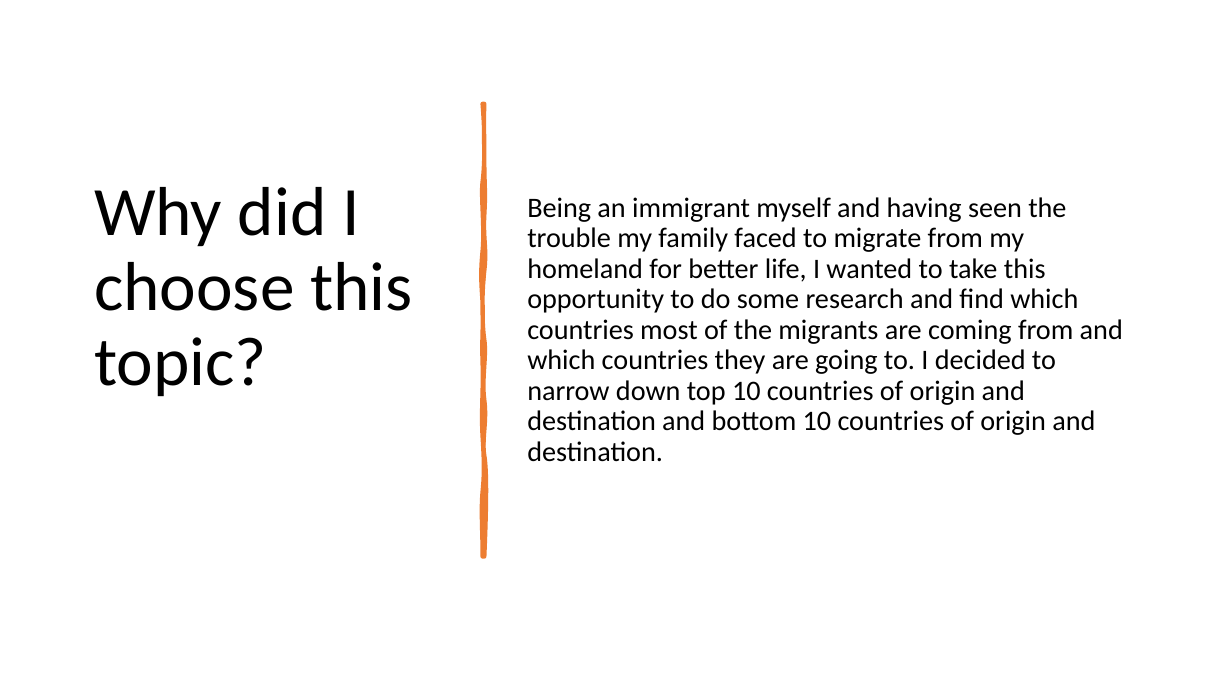
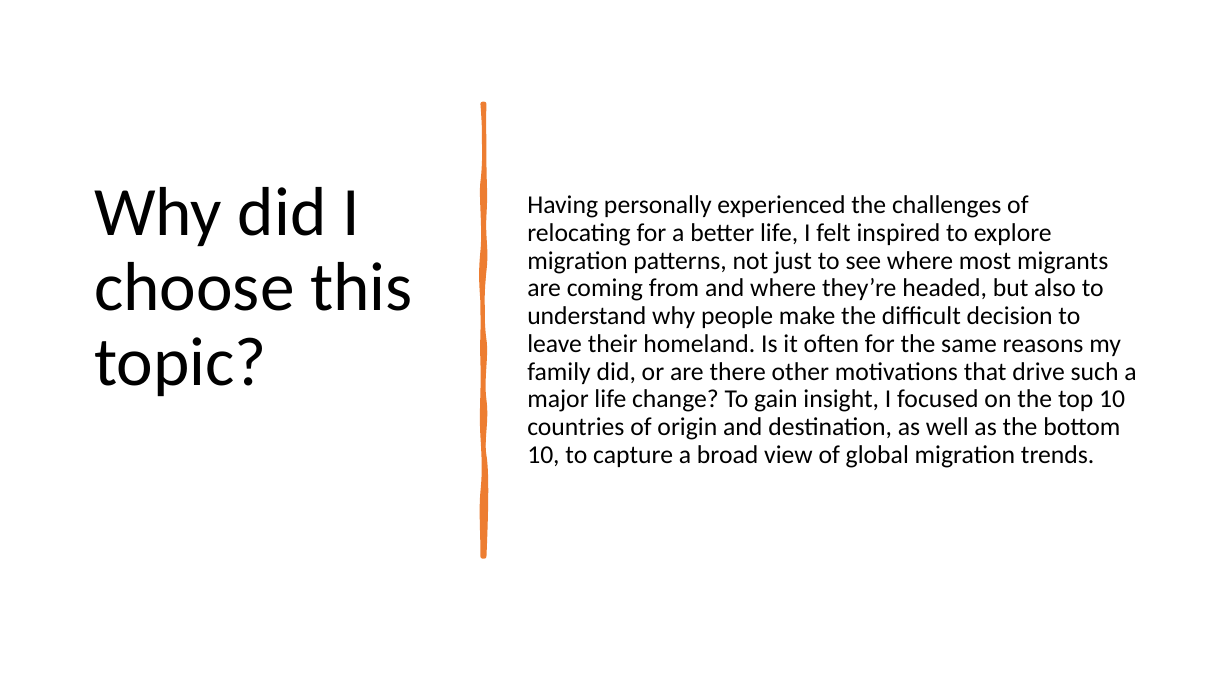
Before and after one commit to ksobiya/Capstone, a slide deck: slide 3 of capstone presentation.pptx. Drawn at 1232x693 pixels with LibreOffice and Linux fonts; fonts in the diff are those of the drawing. Boxes give left, top, right and bottom in pixels: in the first picture for what was removed or moved away, otherwise in the second. Text is boxed around its words. In the diff, an @@ line names an element or a change of style, - is before the commit and + after.

```diff
--- a/capstone presentation.pptx
+++ b/capstone presentation.pptx
@@ text at [527,195,1136,468]: text changed; size 22 to 20 pt @@
-Being an immigrant myself and having seen the trouble my family faced to migrate from my homeland for better life, I wanted to take this opportunity to do some research and find which countries most of the migrants are coming from and which countries they are going to. I decided to narrow down top 10 countries of origin and destination and bottom 10 countries of origin and destination.
+Having personally experienced the challenges of relocating for a better life, I felt inspired to explore migration patterns, not just to see where most migrants are coming from and where they’re headed, but also to understand why people make the difficult decision to leave their homeland. Is it often for the same reasons my family did, or are there other motivations that drive such a major life change? To gain insight, I focused on the top 10 countries of origin and destination, as well as the bottom 10, to capture a broad view of global migration trends.
```
Also in this commit, not shown: 1 slide removed, 5 other files.
